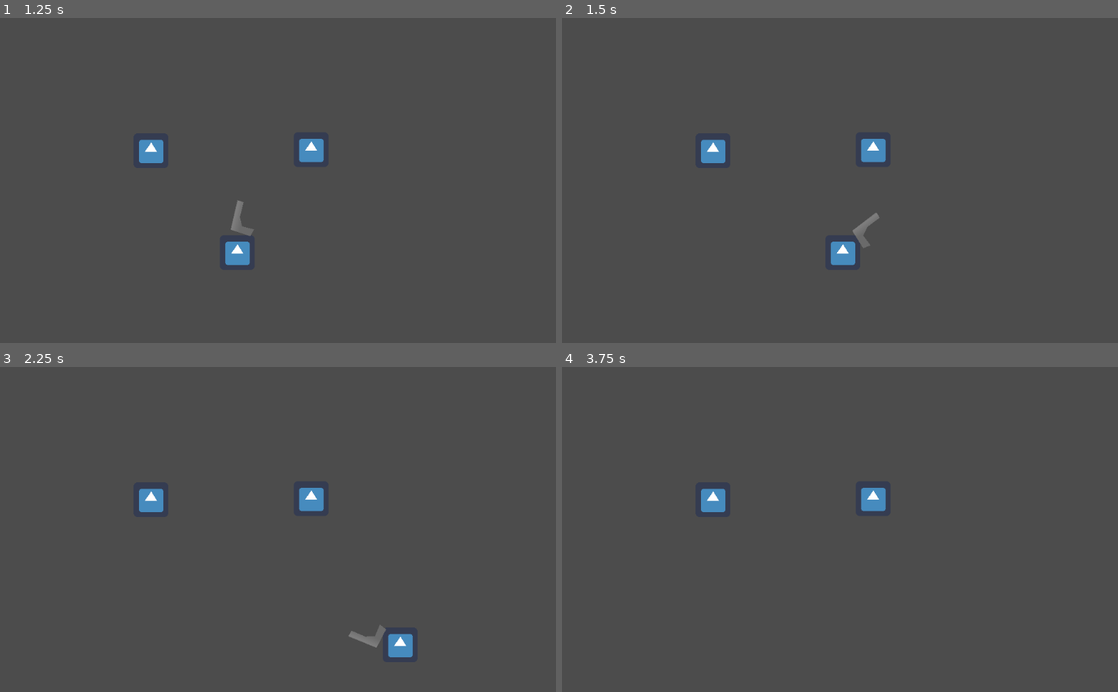
Above: before the commit, frames 1-4 (two rows, left to right).
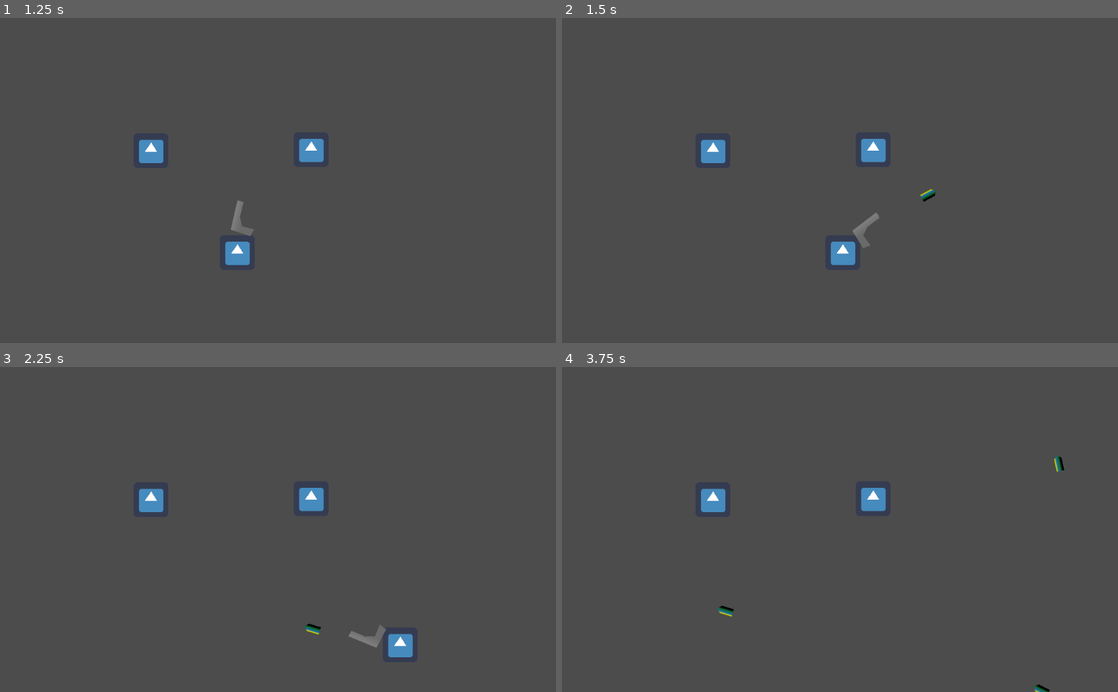
Above: after the commit, the same moments.

Repository: smclaughlan/GWJ52
Game: Godot game, scene res://Main.tscn
Same seed, same stepped clock (60 frames per second), same inputs: the game is played once before the commit and once after it. The engine's default icon, where the game draws it, is replaced by a stand-in: a white triangle on a blue panel in a dark square.
Inputs (mouse positions are in pixels of both pictures, inside the frame that each line leads up to):
- Up to frame 1 (1.25 s): click "Play" at 0.5 s
- Up to frame 2 (1.5 s): move the mouse to (962, 164) at 1.27 s; hold Right (ui_right) from 1.28 s (still down); hold Space (shoot) from 1.28 s (still down)
- Up to frame 3 (2.25 s): move the mouse to (166, 545) at 2.02 s; release Right (ui_right) at 2.03 s; release Space (shoot) at 2.03 s; hold Down (ui_down) from 2.03 s (still down); tap Space (shoot) at 2.1 s
- Up to frame 4 (3.75 s): move the mouse to (895, 458) at 2.77 s; release Down (ui_down) at 2.78 s; hold Right (ui_right) 2.78-3.53 s; hold Space (shoot) 2.78-3.53 s; move the mouse to (812, 594) at 3.52 s; hold Up (ui_up) from 3.53 s (still down); tap Space (shoot) at 3.6 s

Frame 1 is identical in both runs. In frame 2, less than 0.1% of the frame differs, in the area x 64-68%, y 52-57%; in frame 3, less than 0.1%; in frame 4, 0.2%, in the area x 28-91%, y 27-100%.

Commit message:
basic gun and bullet

Diff:
--- /dev/null
+++ b/GodotProject/Scenes/Objects/Projectiles/Bullet.gd
@@ -0,0 +1,46 @@
+extends Area2D
+
+
+export var bullet_speed = 400.0
+export var bullet_damage = 10.0
+
+export var features = {
+	"armor_piercing":false,
+	"flaming":false,
+	"holy":false,
+}
+
+enum States { DISABLED, INITIALIZING, MOVING, DEAD }
+var State = States.DISABLED
+
+signal hit(damage, features)
+
+# Called when the node enters the scene tree for the first time.
+func _ready():
+	pass # Replace with function body.
+
+func init(pos, rot):
+	set_global_position(pos)
+	set_global_rotation(rot)
+	set_visible(true)
+	$CollisionShape2D.set_deferred("disabled", false)
+	State = States.MOVING
+
+# Called every frame. 'delta' is the elapsed time since the previous frame.
+func _process(delta):
+	if State == States.MOVING:
+		var fwdVector = (Vector2.RIGHT * bullet_speed).rotated(rotation)
+		position += fwdVector * delta * Global.game_speed
+
+
+func die():
+	# play some animation, then disappear
+	queue_free()
+
+
+func _on_Bullet_body_entered(body):
+	if body.has_method("_on_hit"):
+		if not is_connected("hit", body, "_on_hit"):
+			var _err = connect("hit", body, "_on_hit")
+		emit_signal("hit")
+		die()
--- a/GodotProject/Scenes/Objects/Projectiles/Bullet.tscn
+++ b/GodotProject/Scenes/Objects/Projectiles/Bullet.tscn
@@ -1,3 +1,33 @@
-[gd_scene format=2]
+[gd_scene load_steps=5 format=2]
+
+[ext_resource path="res://Scenes/Objects/Projectiles/Bullet.gd" type="Script" id=1]
+
+[sub_resource type="Gradient" id=1]
+offsets = PoolRealArray( 0.166667, 0.371345, 0.660819, 0.827485, 1 )
+colors = PoolColorArray( 0.00327552, 0.0215183, 0.00869136, 1, 0.0655104, 0.430367, 0.173827, 1, 0.107624, 0.426059, 0.707031, 1, 0.857022, 0.863281, 0.062054, 1, 0, 0, 0, 1 )
+
+[sub_resource type="GradientTexture" id=2]
+gradient = SubResource( 1 )
+width = 64
+
+[sub_resource type="RectangleShape2D" id=3]
+extents = Vector2( 15.5, 10 )
 
 [node name="Bullet" type="Area2D"]
+script = ExtResource( 1 )
+
+[node name="Sprite" type="Sprite" parent="."]
+
+[node name="Polygon2D" type="Polygon2D" parent="Sprite"]
+texture = SubResource( 2 )
+texture_offset = Vector2( 7, 0 )
+texture_scale = Vector2( 4, 1 )
+texture_rotation_degrees = 90.0
+polygon = PoolVector2Array( -7, -8, 15, -8, 22, 0, 16, 7, -7, 7 )
+
+[node name="CollisionShape2D" type="CollisionShape2D" parent="."]
+position = Vector2( 5.5, 0 )
+shape = SubResource( 3 )
+disabled = true
+
+[connection signal="body_entered" from="." to="." method="_on_Bullet_body_entered"]
--- a/GodotProject/Scenes/Objects/Weapons/Gun.gd
+++ b/GodotProject/Scenes/Objects/Weapons/Gun.gd
@@ -1,17 +1,30 @@
 extends Node2D
 
 
-# Declare member variables here. Examples:
-# var a = 2
-# var b = "text"
+var current_ammo
 
 
 # Called when the node enters the scene tree for the first time.
 func _ready():
-	pass # Replace with function body.
+	if current_ammo == null:
+		current_ammo = $Ammo/Bullet
+
+func _unhandled_input(event):
+	if event.is_action_pressed("shoot"):
+		shoot(current_ammo)
+	else:
+		printerr("config error in Gun.gd, _unhandled_input(). Ammo has no shoot method.")
 
 
-# Called every frame. 'delta' is the elapsed time since the previous frame.
-func _process(delta):
+func shoot(ammo):
+
+	var new_projectile = ammo.duplicate()
+
+	# a signal to the map would be nicer, but this works for now
+	get_parent().add_child(new_projectile)
+	new_projectile.init($MuzzlePosition.global_position, $MuzzlePosition.global_rotation)
+
+
+func _process(_delta):
 	# temporary aiming mechanic
 	look_at(get_global_mouse_position())
--- a/GodotProject/Scenes/Objects/Weapons/Gun.tscn
+++ b/GodotProject/Scenes/Objects/Weapons/Gun.tscn
@@ -27,7 +27,13 @@
 [node name="Ammo" type="Node2D" parent="."]
 
 [node name="Flame" parent="Ammo" instance=ExtResource( 2 )]
+visible = false
 
 [node name="Bullet" parent="Ammo" instance=ExtResource( 3 )]
+visible = false
 
 [node name="Light" parent="Ammo" instance=ExtResource( 4 )]
+visible = false
+
+[node name="MuzzlePosition" type="Position2D" parent="."]
+position = Vector2( 103, -18 )
--- a/GodotProject/Scenes/Player/PlayerAvatar.gd
+++ b/GodotProject/Scenes/Player/PlayerAvatar.gd
@@ -9,7 +9,7 @@
 
 
 # Called every frame. 'delta' is the elapsed time since the previous frame.
-func _process(delta):
+func _process(_delta):
 	velocity = Vector2.ZERO
 
 	if Input.is_action_pressed("ui_left"):
